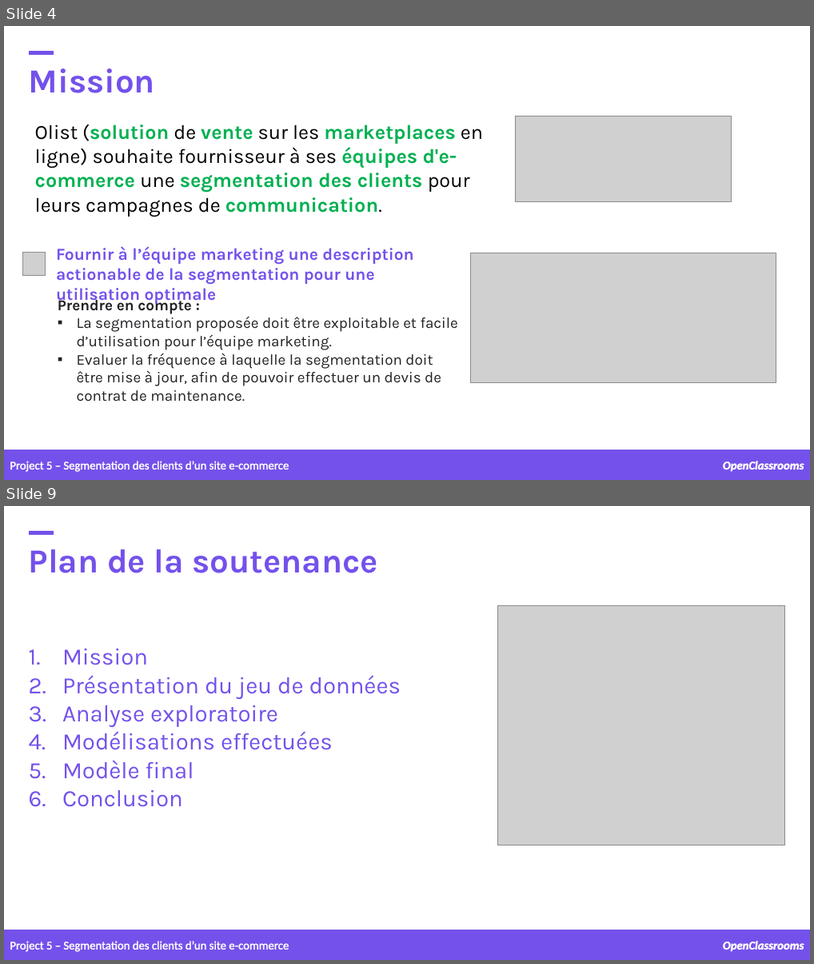
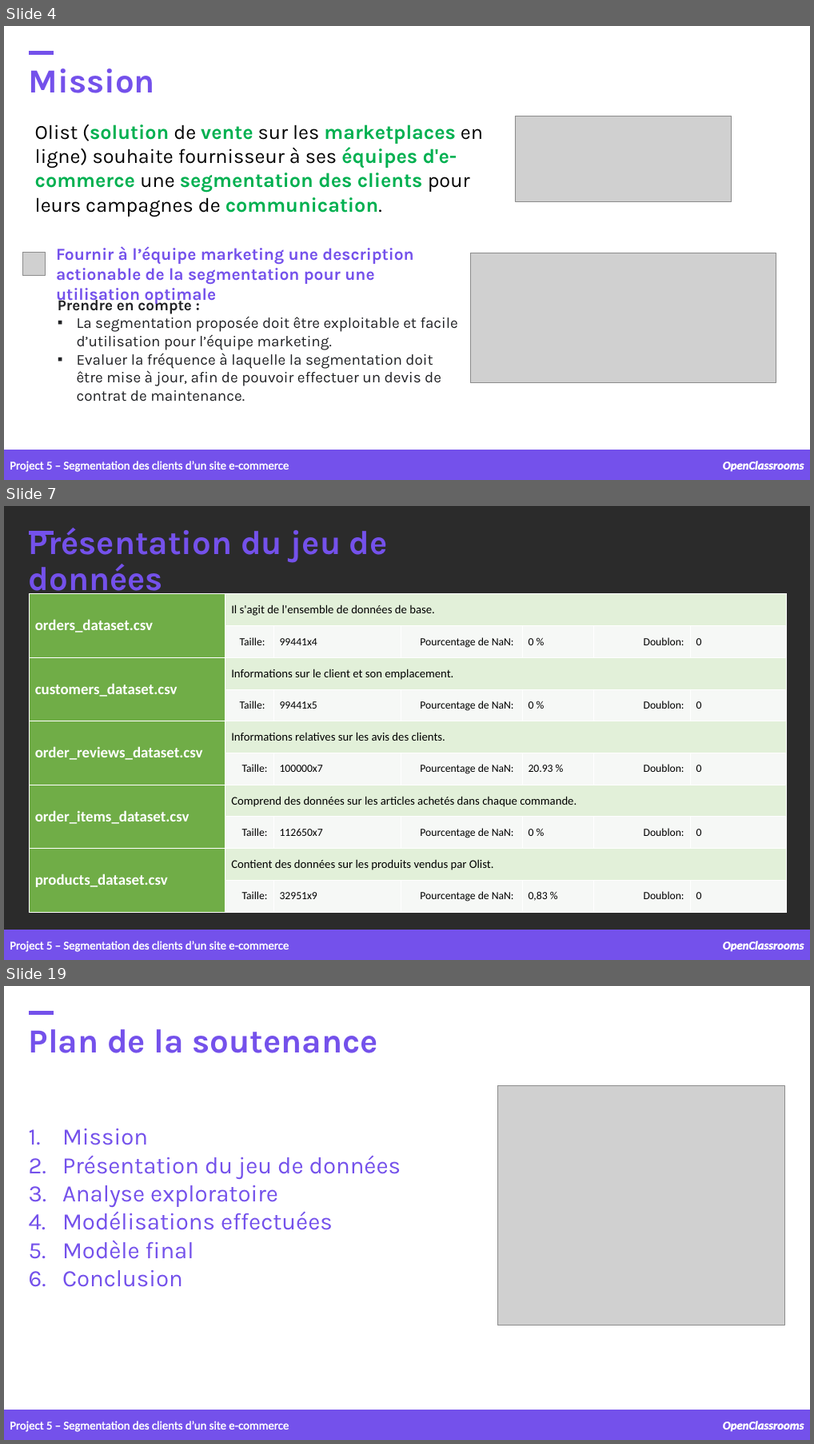
Before and after one commit to samirhinojosa/OC-P5-segment-customers-of-website, a slide deck: supports/P5_presentation v1.pptx. Shown one above the other, each under a label of ours: slides 4 and 9 before the commit, slides 4, 7 and 19 after it; the slides between them are not shown. The pictures are 814x964 and 814x1444 pixels, drawn with LibreOffice and Linux fonts; fonts in the diff are those of the drawing; grey boxes stand for pictures; background and template pictures are left out; a plain dark background stands for a picture behind light text. Boxes give left, top, right and bottom in pixels: in the first picture for what was removed or moved away, otherwise in the second. Text is boxed around its words. In the diff, an @@ line names an element or a change of style, - is before the commit and + after.

```diff
--- a/supports/P5_presentation v1.pptx
+++ b/supports/P5_presentation v1.pptx
@@ slide 7 added at bbox=[4, 506, 810, 960], background picture (left out) @@
@@ text added at bbox=[29, 528, 388, 600], 40 pt, text #7451EB, bold @@
+Présentation du jeu de données
@@ rectangle added at bbox=[29, 531, 53, 535], fill #7451EB, outline #7451EB 1 pt @@
@@ table added at bbox=[29, 594, 788, 912], 10 rows, 7 columns @@
+orders_dataset.csv | Il s'agit de l'ensemble de données de base. |  |  |  |  | 
+ | Taille: | 99441x4 | Pourcentage de NaN: | 0 % | Doublon: | 0
+customers_dataset.csv | Informations sur le client et son emplacement. |  |  |  |  | 
+ | Taille: | 99441x5 | Pourcentage de NaN: | 0 % | Doublon: | 0
+order_reviews_dataset.csv | Informations relatives sur les avis des clients. |  |  |  |  | 
+ | Taille: | 100000x7 | Pourcentage de NaN: | 20.93 % | Doublon: | 0
+order_items_dataset.csv | Comprend des données sur les articles achetés dans chaque commande. |  |  |  |  | 
+ | Taille: | 112650x7 | Pourcentage de NaN: | 0 % | Doublon: | 0
+products_dataset.csv | Contient des données sur les produits vendus par Olist. |  |  |  |  | 
+ | Taille: | 32951x9 | Pourcentage de NaN: | 0,83 % | Doublon: | 0
@@ rectangle added at bbox=[4, 929, 810, 960], fill #7451EB, outline #7451EB 1 pt @@
@@ text added at bbox=[10, 940, 289, 952], 14 pt, text #FFFFFF @@
+Project 5 – Segmentation des clients d’un site e-commerce
@@ text added at bbox=[723, 940, 805, 951], 14 pt, text #FFFFFF, bold, italic @@
+OpenClassrooms
@@ what was slide 9 is now slide 19 @@
```
Also in this commit, not shown: 1 slide changed, 9 other slides added, 2 other files.
